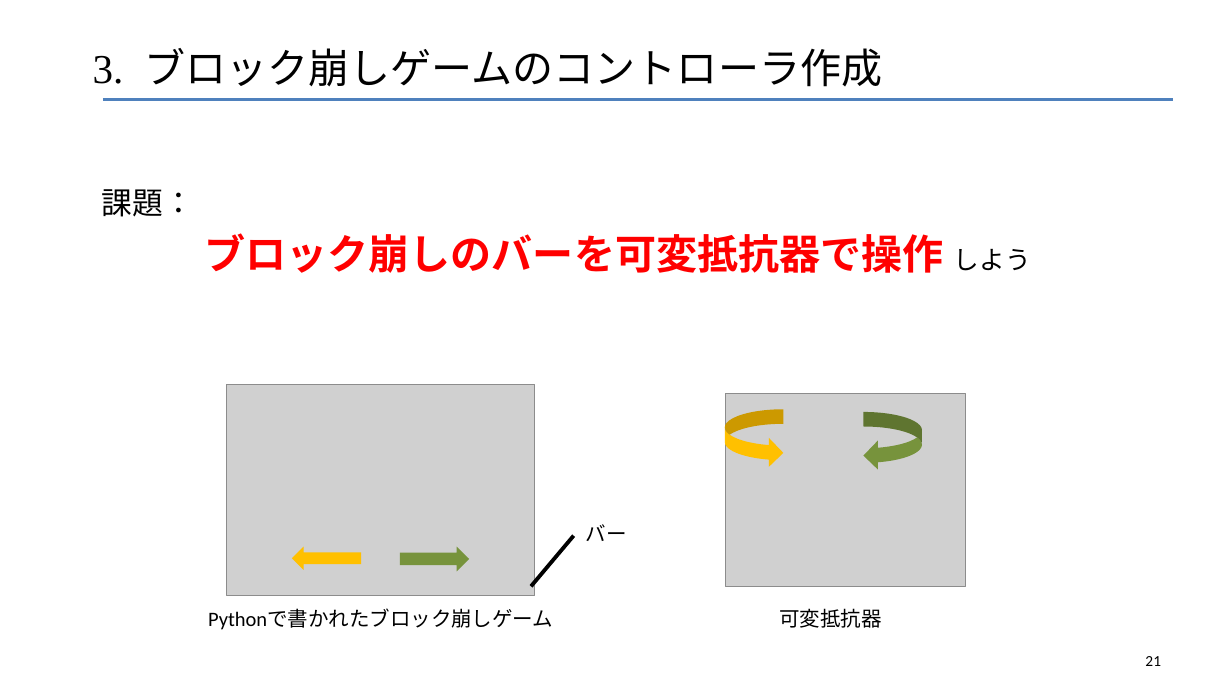
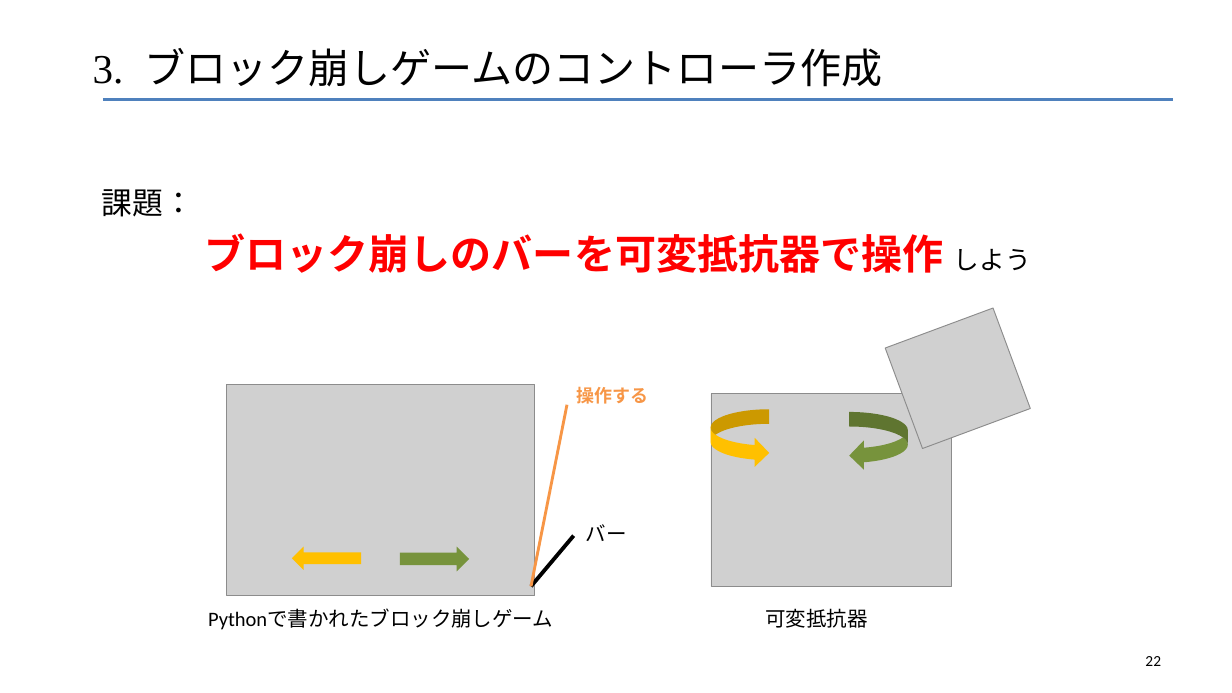
Before and after one commit to robot-cs/Tech-Education-Hub, a slide deck: slide 22 of Arduino-Basics/Arduino講座1.pptx (slide 21 before the commit). Drawn at 1232x693 pixels with LibreOffice and Linux fonts; fonts in the diff are those of the drawing; grey boxes stand for pictures. Boxes give left, top, right and bottom in pixels: in the first picture for what was removed or moved away, otherwise in the second. Text is boxed around its words. In the diff, an @@ line names an element or a change of style, - is before the commit and + after.

```diff
--- a/Arduino-Basics/Arduino講座1.pptx
+++ b/Arduino-Basics/Arduino講座1.pptx
@@ picture added at box(886, 308, 1031, 448) @@
@@ text added at box(576, 386, 648, 404), 14 pt, text #F79646, bold @@
+  操作する
@@ line added from (531, 587) to (567, 405), #F79646 2.25 pt @@
@@ 1 picture, 1 text, 1 curved left arrow, 1 curved right arrow: place and size @@
-1 picture, 1 text, 1 curved left arrow, 1 curved right arrow at box(725, 394, 966, 628)
+1 picture, 1 text, 1 curved left arrow, 1 curved right arrow at box(711, 394, 951, 628)
@@ page number at box(1145, 656, 1161, 666): text changed @@
-21
+22
```
Also in this commit, not shown: 9 other slides changed, 6 slides added.
